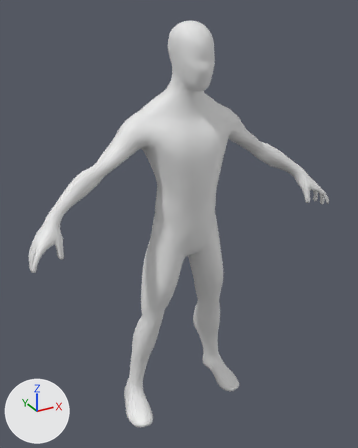
One commit to the Blender file neverlast10seconds/Assets/Models/Source/Alien_Posed.blend: the scene before it, then after it.
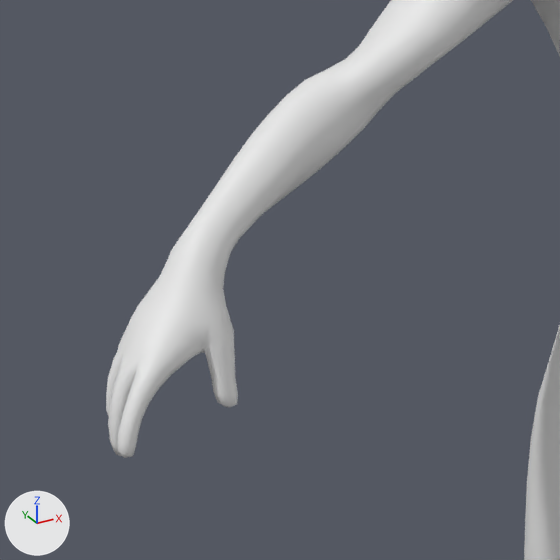
Each version is shown whole from a camera (50 mm lens) standing at (-1.013, -1.791, 1.906) and looking at (-0.006, 0.039, 0.991), then close up on the part from 0% to 42% of the width and 33% to 67% of the height. Arrows for +X, +Y and +Z are at lower left; the lights stay in place. Objects named as collision shapes, trigger or cutter boxes, shadow casters or lower levels of detail are left out.

Script lines for the objects in view, before the commit:
```python
me_mesh_001 = bpy.data.meshes.new('Mesh.001')
me_mesh_001.from_pydata(...)  # 3386 vertices, 3384 faces; spans x -72.0..72.0, y -17.0..17.0, z -1.0..186.0
me_mesh_001.materials.append(mat_material_001)  # white #e7e7e7
ob_human_basemesh = bpy.data.objects.new('Human_BaseMesh', me_mesh_001)
ob_human_basemesh.location = (0.0, 0.0, 0.0)
ob_human_basemesh.scale = (0.01, 0.01, 0.01)
```
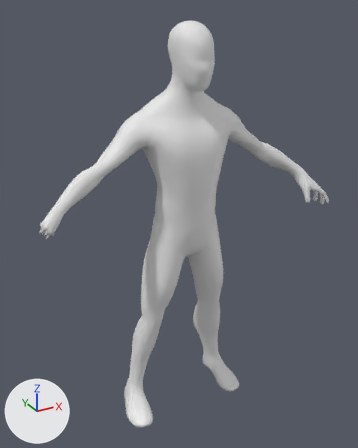
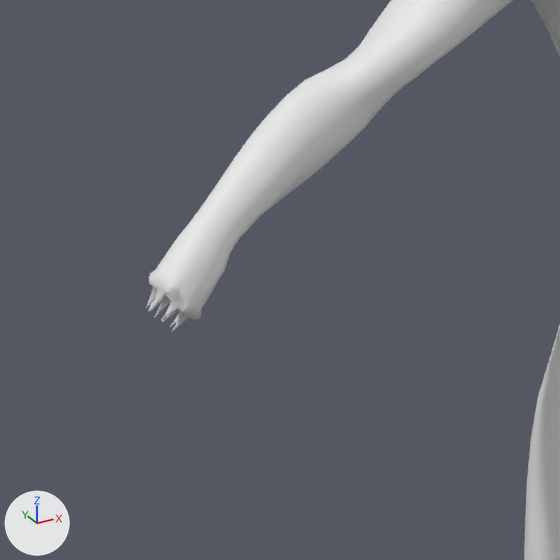
What differs and where, as boxes [x1, y1, x2, y2] in the close-ups (560 x 560 px):
'Human_BaseMesh', reshaped: before [106, 0, 560, 560]; after [146, 0, 560, 560]
part 1 of me_mesh_001, cut back: before [106, 236, 238, 458]; after [146, 235, 224, 332]

The change, as a list of edits to the scene's bpy script:
```text
Change me_mesh_001:
    used by ob_human_basemesh; location = (0.0, 0.0, 0.0); scale = (0.01, 0.01, 0.01)
    remove me_mesh_001.from_pydata(...)  # 3386 vertices, 3384 faces; spans x -72.0..72.0, y -17.0..17.0, z -1.0..186.0
    add me_mesh_001.from_pydata(...)  # 3174 vertices, 3180 faces; spans x -66.0..72.0, y -17.0..17.0, z -1.0..186.0
    me_mesh_001 part 1: 9 vertices moved from x -66.0..-58.0, y -9.0..-3.0, z 113.0..119.0 to x -65.0..-59.0, y -8.0..-3.0, z 113.0..119.0; 352 vertices removed from x -72.0..-58.0, y -17.0..-3.0, z 101.0..118.0; 140 vertices added at x -66.0..-59.0, y -10.0..-3.0, z 111.0..118.0
```
